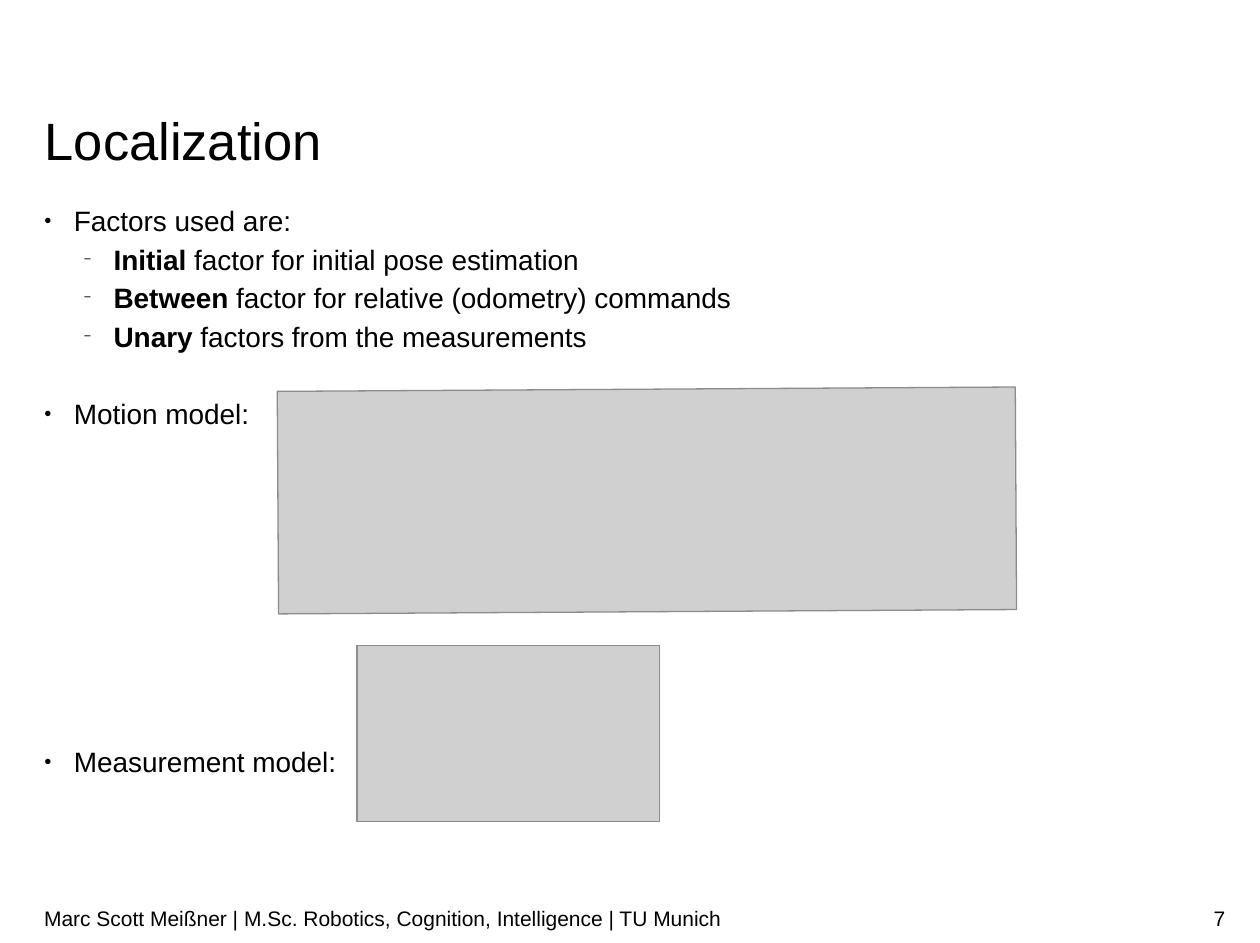
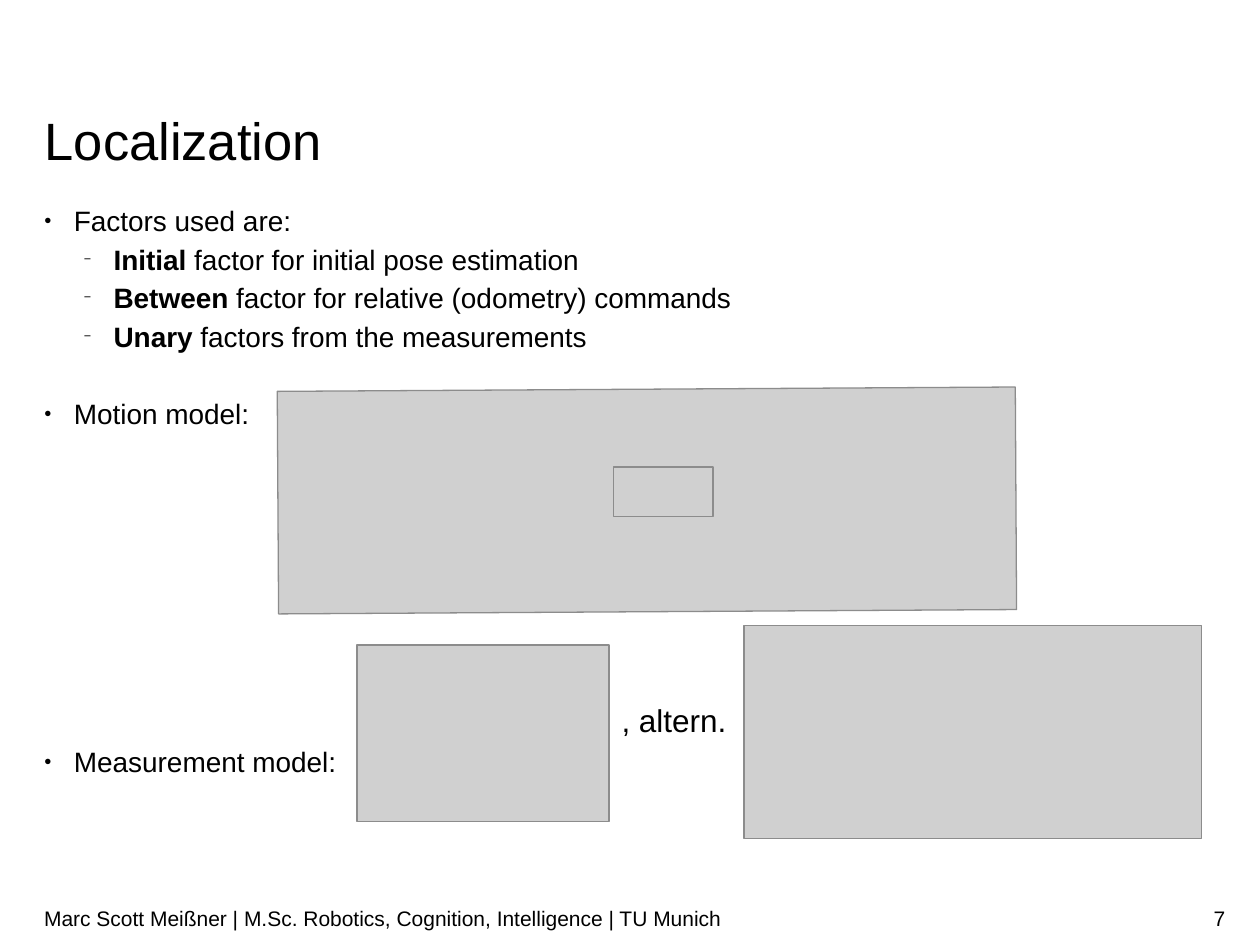
Before and after one commit to linuxcumt/car_project, a slide deck: slide 7 of wiki/Localization_GTSAM.odp. Drawn at 1260x943 pixels with LibreOffice and Linux fonts; fonts in the diff are those of the drawing; grey boxes stand for pictures; background and template pictures are left out. Boxes give left, top, right and bottom in pixels: in the first picture for what was removed or moved away, otherwise in the second. Text is boxed around its words. In the diff, an @@ line names an element or a change of style, - is before the commit and + after.

```diff
--- a/wiki/Localization_GTSAM.odp
+++ b/wiki/Localization_GTSAM.odp
@@ picture added at bbox=[614, 466, 713, 515] @@
@@ picture added at bbox=[745, 625, 1202, 838] @@
@@ picture: place and size @@
-picture at bbox=[357, 645, 659, 822]
+picture at bbox=[357, 645, 609, 822]
@@ text added at bbox=[639, 709, 726, 733], 18 pt, text #000000 @@
+, altern.
```
Also in this commit, not shown: 2 other slides changed, 2 slides added, 5 other files.
